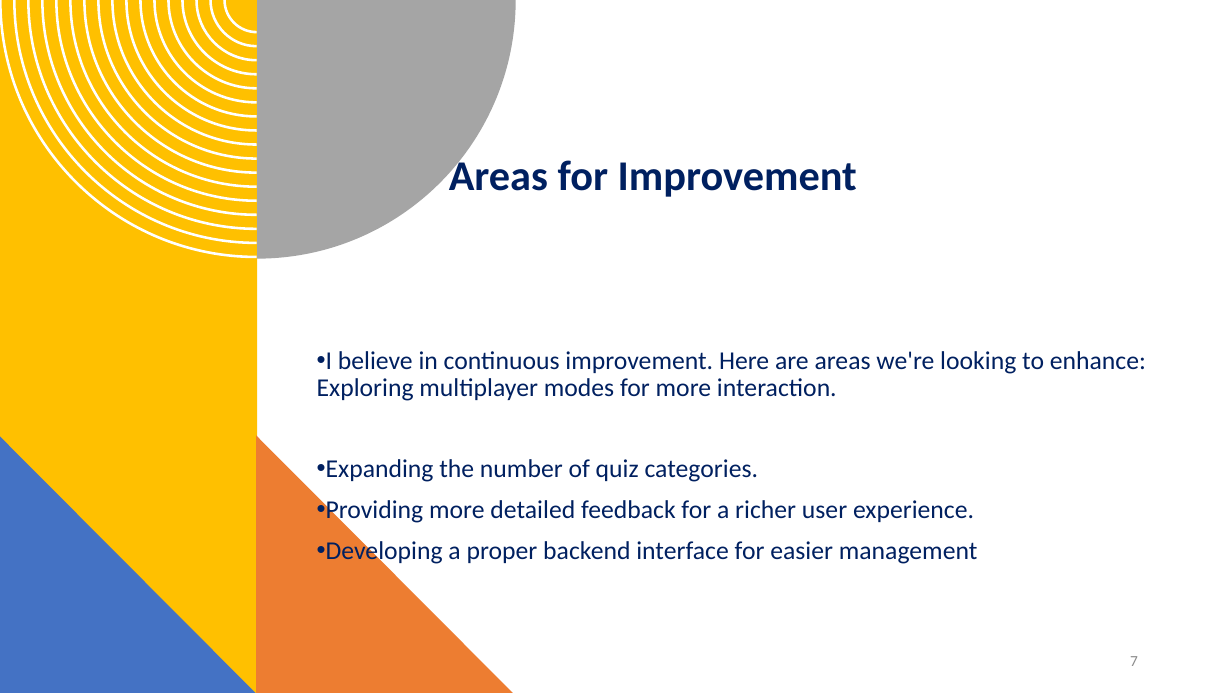
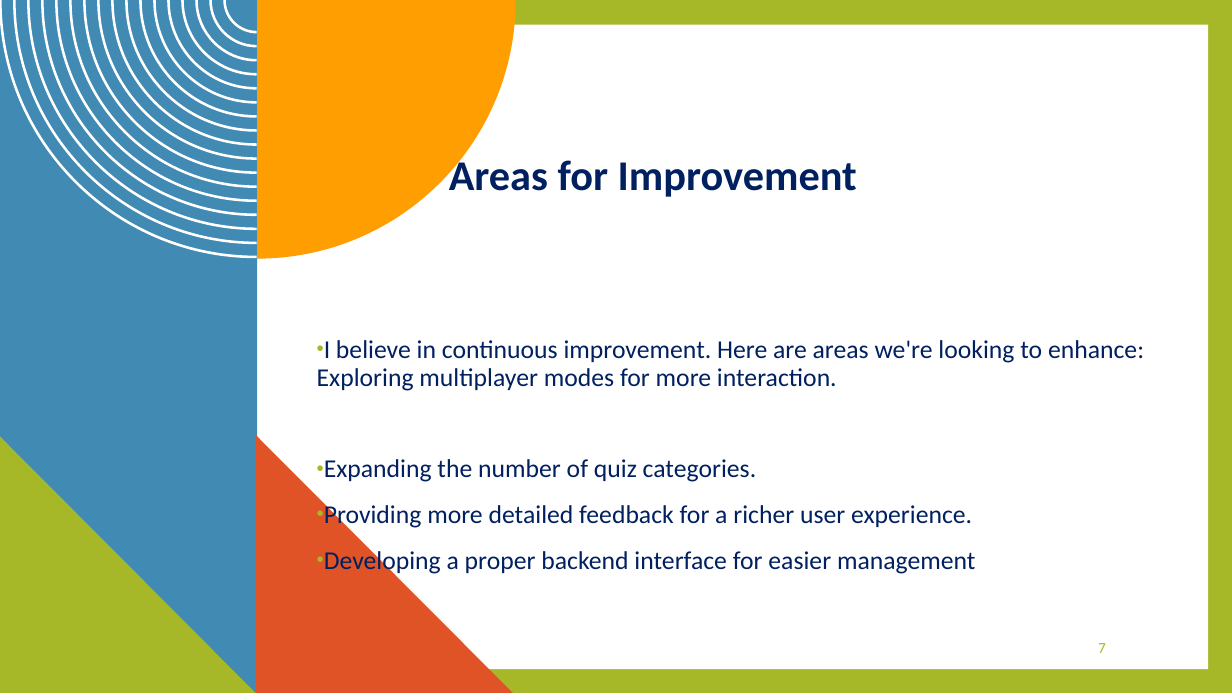
Before and after one commit to ulemumwenye/trivia101, a slide deck: slide 7 of trivia 101 final presentation.pptx. Drawn at 1232x693 pixels with LibreOffice and Linux fonts; fonts in the diff are those of the drawing. Boxes give left, top, right and bottom in pixels: in the first picture for what was removed or moved away, otherwise in the second. Text is boxed around its words. In the diff, an @@ line names an element or a change of style, - is before the commit and + after.

```diff
--- a/trivia 101 final presentation.pptx
+++ b/trivia 101 final presentation.pptx
@@ background #FFFFFF to #A6B727 @@
@@ freeform shape at (0, 0, 257, 693): fill #FFC000 to #418AB3 @@
@@ rectangle added at (23, 25, 1208, 669), fill #FFFFFF @@
@@ freeform shape at (257, 0, 516, 259): fill #A5A5A5 to #FE9E00 @@
@@ text "I believe in continuous improvement. ..." at (317, 340, 1144, 575): more space between paragraphs @@
@@ freeform shape at (0, 435, 257, 693): fill #4472C4 to #A6B727 @@
@@ freeform shape at (256, 435, 514, 693): fill #ED7D31 to #DF5327 @@
@@ page number: place and size @@
-page number at (1130, 656, 1138, 666)
+page number at (1098, 643, 1106, 653)
@@ page number at (1098, 643, 1106, 653): text colour #8C8C8C to #A6B727 @@
```
Also in this commit, not shown: 7 other slides changed.
